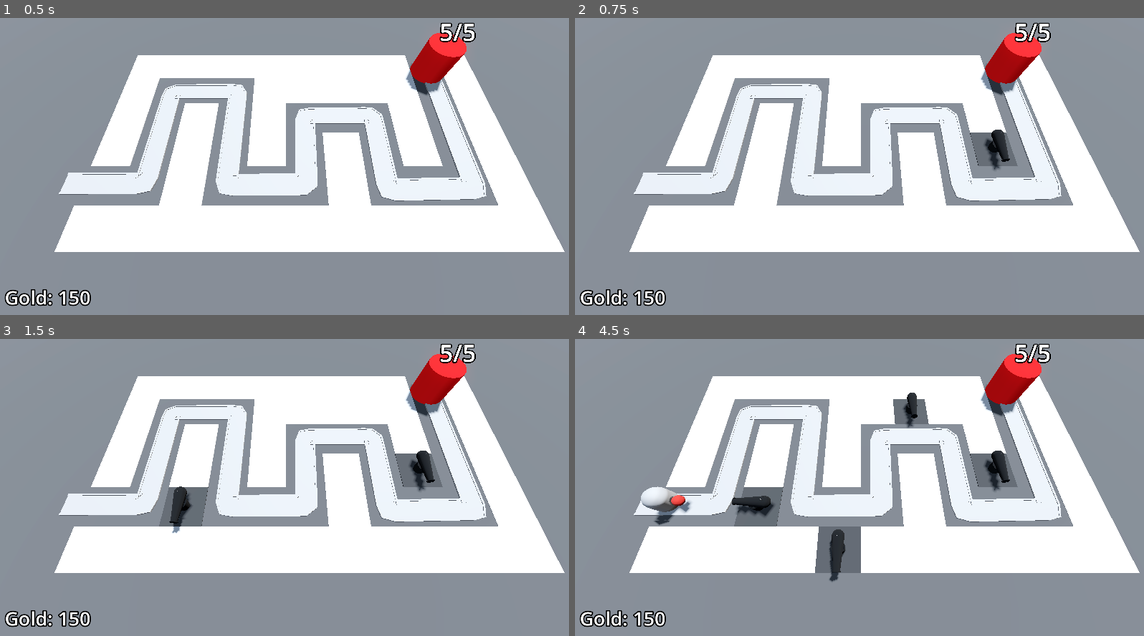
Above: before the commit, frames 1-4 (two rows, left to right).
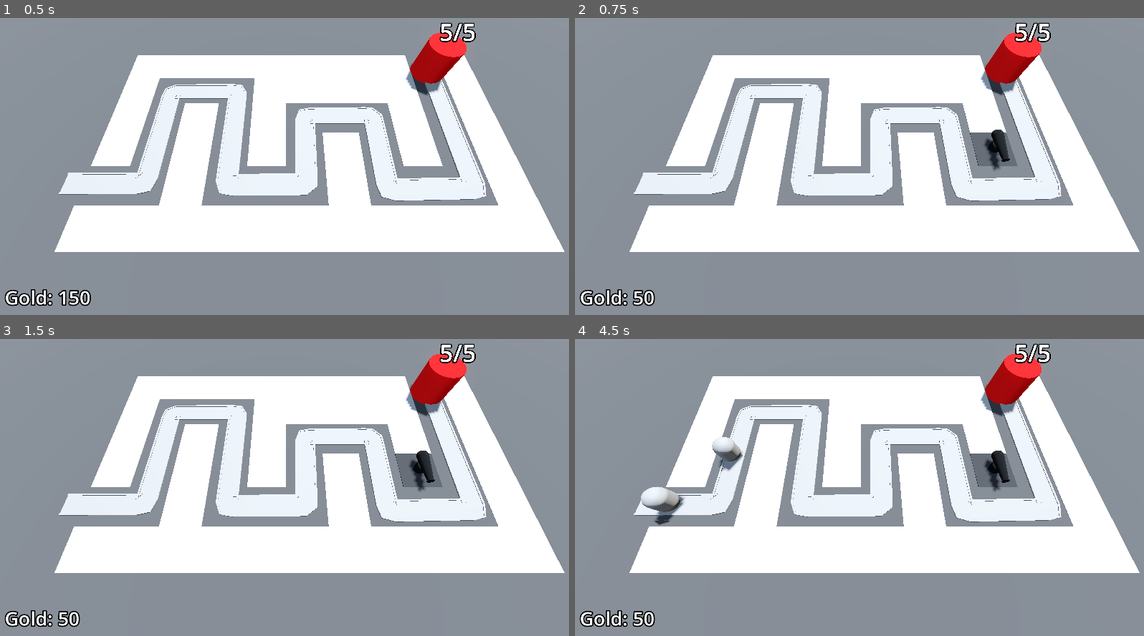
Above: after the commit, the same moments.

Repository: Ghosty-CodeX/Barbarian_Blaster
Game: Godot game, scene res://Scenes/Levels/BaseLevel.tscn
Two runs of this game, one before a commit and one after it. Both use one fixed random seed, a clock stepped at 60 frames per second and the inputs below.
Inputs (mouse positions are in pixels of both pictures, inside the frame that each line leads up to):
- Up to frame 1 (0.5 s): no input
- Up to frame 2 (0.75 s): tap Enter at 0.5 s; move the mouse to (984, 136) at 0.52 s; press the mouse at (984, 136) at 0.53 s
- Up to frame 3 (1.5 s): tap Space at 1.25 s; move the mouse to (170, 490) at 1.27 s; release the mouse at (170, 490) at 1.28 s; click (170, 490) at 1.35 s
- Up to frame 4 (4.5 s): tap Enter at 2 s; move the mouse to (916, 404) at 2.02 s; press the mouse at (916, 404) at 2.03 s; move the mouse to (831, 540) at 2.77 s; release the mouse at (831, 540) at 2.78 s; click (831, 540) at 2.85 s; move the mouse to (1035, 523) at 3.52 s; press the mouse at (1035, 523) at 3.53 s; move the mouse to (688, 428) at 4.27 s; release the mouse at (688, 428) at 4.28 s; click (688, 428) at 4.35 s

Frame 1 is identical in both runs. In frame 2, 0.2% of the frame differs, in the area x 10-16%, y 91-98%; in frame 3, 1.2%; in frame 4, 3.5%, in the area x 10-63%, y 18-98%.

Commit message:
Earning and spending gold
Player can now set turrets that cost 100 gold and once the value is less than 100 they need to kill enemies to gain 15 gold per kill

Diff:
--- a/Scenes/Enemy/Script/enemy.gd
+++ b/Scenes/Enemy/Script/enemy.gd
@@ -2,17 +2,20 @@
 
 @export var move_speed : float = 2.5
 @export var max_health : int = 50
+@export var kill_xp : int = 15
+
+@onready var bank = get_tree().get_first_node_in_group("bank")
+@onready var base = get_tree().get_first_node_in_group("base")
+@onready var animation_player: AnimationPlayer = $AnimationPlayer
+
 var current_health : int:
 	set(health_in):
 		if health_in < current_health:
 			animation_player.play("TakeDamage")
 		current_health = health_in
 		if current_health < 1:
+			bank.gold += kill_xp
 			queue_free()
-
-@onready var base = get_tree().get_first_node_in_group("base")
-@onready var animation_player: AnimationPlayer = $AnimationPlayer
-
 
 
 func _ready() -> void:
--- a/Scenes/Levels/BaseLevel.tscn
+++ b/Scenes/Levels/BaseLevel.tscn
@@ -123,7 +123,7 @@
 turret = ExtResource("6_6qoed")
 enemy_path = NodePath("../EnemyPath")
 
-[node name="Bank" type="MarginContainer" parent="."]
+[node name="Bank" type="MarginContainer" parent="." groups=["bank"]]
 anchors_preset = 15
 anchor_right = 1.0
 anchor_bottom = 1.0
--- a/Scenes/RayPickerCamera/Script/ray_picker_camera.gd
+++ b/Scenes/RayPickerCamera/Script/ray_picker_camera.gd
@@ -1,8 +1,10 @@
 extends Camera3D
 @onready var ray_cast_3d: RayCast3D = $RayCast3D
+@onready var bank = get_tree().get_first_node_in_group("bank")
 
 @export var gridmap: GridMap
 @export var turret_manager : Node3D
+@export var turret_cost := 100
 
 # Called when the node enters the scene tree for the first time.
 func _ready() -> void:
@@ -16,15 +18,19 @@
 	ray_cast_3d.force_raycast_update()
 
 	if ray_cast_3d.is_colliding():
-		Input.set_default_cursor_shape(Input.CURSOR_POINTING_HAND)
-		var collider = ray_cast_3d.get_collider()
-		if collider is GridMap:
-			if Input.is_action_pressed("click"):
-				var collision_point = ray_cast_3d.get_collision_point()
-				var cell = gridmap.local_to_map(collision_point)
-				if gridmap.get_cell_item(cell) == 0:
-					gridmap.set_cell_item(cell, 1)
-					var tile_position = gridmap.map_to_local(cell)
-					turret_manager.build_turret(tile_position)
+		if bank.gold >= turret_cost:
+			Input.set_default_cursor_shape(Input.CURSOR_POINTING_HAND)
+			var collider = ray_cast_3d.get_collider()
+			if collider is GridMap:
+				if Input.is_action_pressed("click"):
+					var collision_point = ray_cast_3d.get_collision_point()
+					var cell = gridmap.local_to_map(collision_point)
+					if gridmap.get_cell_item(cell) == 0:
+						gridmap.set_cell_item(cell, 1)
+						var tile_position = gridmap.map_to_local(cell)
+						turret_manager.build_turret(tile_position)
+						bank.gold -= turret_cost
+		else:
+			Input.set_default_cursor_shape(Input.CURSOR_ARROW)
 	else:
 		Input.set_default_cursor_shape(Input.CURSOR_ARROW)
